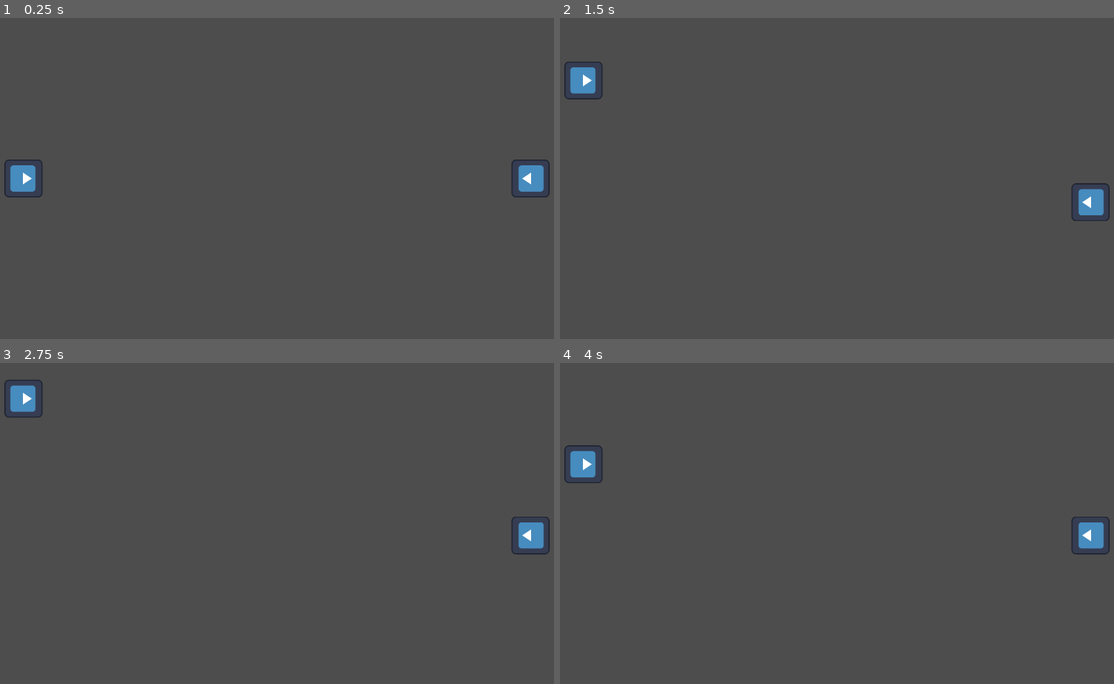
Above: before the commit, frames 1-4 (two rows, left to right).
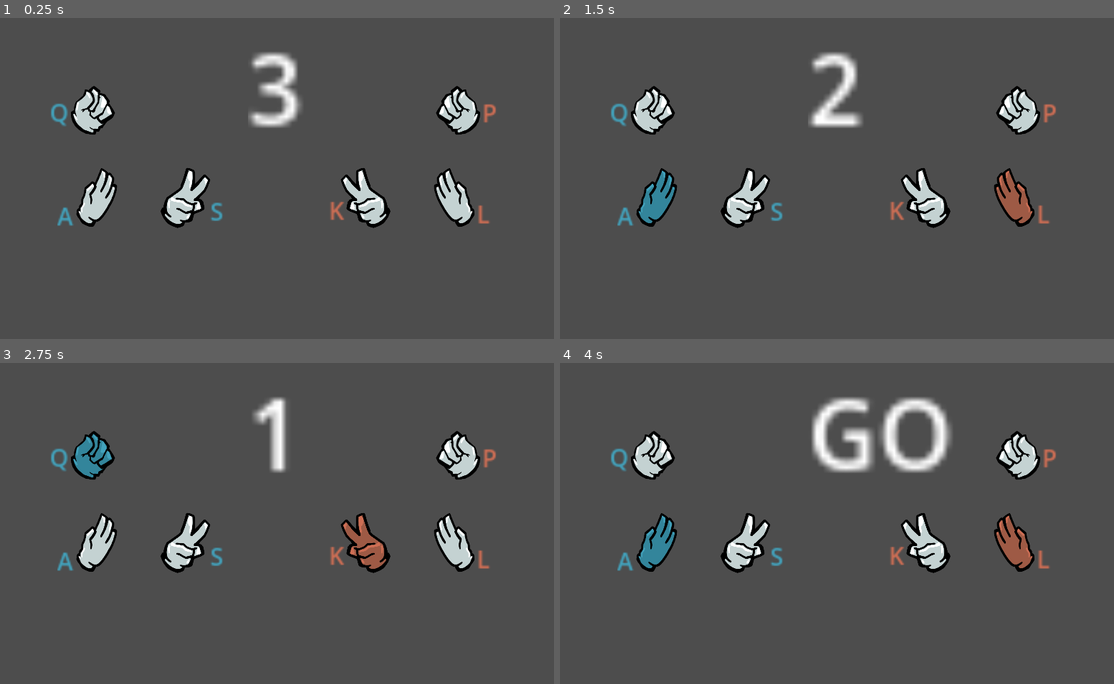
Above: after the commit, the same moments.

Repository: johannes-looney-lizard/very_casual_space_duel
Game: Godot game, scene res://scenes/main.tscn
The game is run twice, just before and just after one commit, with the same random seed, the same clock (stepped at 60 frames per second) and the same inputs. Before the commit the project starts from res://scenes/game.tscn. The engine's default icon, where the game draws it, is replaced by a stand-in: a white triangle on a blue panel in a dark square.
Inputs:
- Up to frame 1 (0.25 s): no input
- Up to frame 2 (1.5 s): tap Enter at 0.5 s; hold Q (player_1_up) 0.53-1.28 s; hold S (player_1_shoot) 0.53-1.28 s; tap L (player_2_down) at 0.8, 1.35 s; hold A (player_1_down) from 1.28 s (still down)
- Up to frame 3 (2.75 s): tap K (player_2_shoot) at 1.55 s; release A (player_1_down) at 2.03 s; hold Q (player_1_up) from 2.03 s (still down); hold K (player_2_shoot) from 2.03 s (still down); tap P (player_2_up) at 2.3 s
- Up to frame 4 (4 s): release K (player_2_shoot) at 2.78 s; tap P (player_2_up) at 2.85 s; tap S (player_1_shoot) at 3.05 s; tap Space at 3.5 s; release Q (player_1_up) at 3.53 s; hold A (player_1_down) from 3.53 s (still down); hold S (player_1_shoot) from 3.53 s (still down); tap L (player_2_down) at 3.8 s

The runs differ from the first frame. In frame 1, 7.7% of the frame differs, in the area x 0-100%, y 10-66%; in frame 2, 7.7%; in frame 3, 7.2%; in frame 4, 9.9%.

Commit message:
Start round screen and game manager

Diff:
--- a/project.godot
+++ b/project.godot
@@ -11,9 +11,13 @@
 [application]
 
 config/name="Very_Casual_Space_Duel"
-run/main_scene="res://scenes/game.tscn"
+run/main_scene="res://scenes/main.tscn"
 config/features=PackedStringArray("4.2", "GL Compatibility")
 config/icon="res://icon.svg"
+
+[autoload]
+
+GameManager="*res://scripts/game_manager.gd"
 
 [display]
 
--- /dev/null
+++ b/scenes/main.tscn
@@ -0,0 +1,3 @@
+[gd_scene format=3 uid="uid://be7acijrhaqqk"]
+
+[node name="Main" type="Node2D"]
--- a/scenes/player.tscn
+++ b/scenes/player.tscn
@@ -1,6 +1,6 @@
 [gd_scene load_steps=4 format=3 uid="uid://dxqm7yxivxmkx"]
 
-[ext_resource type="Script" path="res://scenes/player.gd" id="1_qs46h"]
+[ext_resource type="Script" path="res://player.gd" id="1_0876g"]
 [ext_resource type="Texture2D" uid="uid://cfsx1x7nbolk" path="res://icon.svg" id="1_ueg2e"]
 
 [sub_resource type="CircleShape2D" id="CircleShape2D_1i4c5"]
@@ -8,7 +8,7 @@
 
 [node name="Player" type="CharacterBody2D"]
 collision_mask = 2
-script = ExtResource("1_qs46h")
+script = ExtResource("1_0876g")
 
 [node name="Sprite2D" type="Sprite2D" parent="."]
 texture = ExtResource("1_ueg2e")
--- /dev/null
+++ b/scenes/start_round.tscn
@@ -0,0 +1,187 @@
+[gd_scene load_steps=9 format=3 uid="uid://b1b6decfyl2l0"]
+
+[ext_resource type="Texture2D" uid="uid://cm8fpfnli5ink" path="res://assets/Hands/1R.png" id="1_1ijyi"]
+[ext_resource type="Script" path="res://scripts/start_round.gd" id="1_tf4pp"]
+[ext_resource type="Texture2D" uid="uid://c83hs7wj2legg" path="res://assets/Hands/1P.png" id="2_eqpv1"]
+[ext_resource type="Texture2D" uid="uid://bi6sqeh32ajk6" path="res://assets/Hands/1S.png" id="3_7qbhe"]
+[ext_resource type="Texture2D" uid="uid://bgpnyfm2hplyh" path="res://assets/Hands/2R.png" id="4_ti1xv"]
+[ext_resource type="Texture2D" uid="uid://dh1vs84xt3tw1" path="res://assets/Hands/2P.png" id="5_46dmt"]
+[ext_resource type="Texture2D" uid="uid://bi1o0rimoaby4" path="res://assets/Hands/2S.png" id="6_c0tlp"]
+
+[sub_resource type="Theme" id="Theme_jyjnr"]
+
+[node name="Start_Round" type="CanvasLayer"]
+script = ExtResource("1_tf4pp")
+
+[node name="Player1_Selection" type="Node" parent="."]
+
+[node name="Player1_Rock" type="TextureRect" parent="Player1_Selection"]
+anchors_preset = 8
+anchor_left = 0.5
+anchor_top = 0.5
+anchor_right = 0.5
+anchor_bottom = 0.5
+offset_left = -710.0
+offset_top = -350.0
+offset_right = -10.0
+offset_bottom = 350.0
+grow_horizontal = 2
+grow_vertical = 2
+scale = Vector2(0.3, 0.3)
+texture = ExtResource("1_1ijyi")
+
+[node name="Player1_Rock_Label" type="RichTextLabel" parent="Player1_Selection"]
+modulate = Color(0.258824, 0.635294, 0.737255, 1)
+offset_left = 198.0
+offset_top = 259.0
+offset_right = 238.0
+offset_bottom = 299.0
+scale = Vector2(5, 5)
+theme = SubResource("Theme_jyjnr")
+text = "Q"
+
+[node name="Player1_Paper" type="TextureRect" parent="Player1_Selection"]
+anchors_preset = 8
+anchor_left = 0.5
+anchor_top = 0.5
+anchor_right = 0.5
+anchor_bottom = 0.5
+offset_left = -710.0
+offset_top = -40.0
+offset_right = -10.0
+offset_bottom = 660.0
+grow_horizontal = 2
+grow_vertical = 2
+scale = Vector2(0.3, 0.3)
+texture = ExtResource("2_eqpv1")
+
+[node name="Player1_Paper_Label" type="RichTextLabel" parent="Player1_Selection"]
+modulate = Color(0.258824, 0.635294, 0.737255, 1)
+offset_left = 223.0
+offset_top = 608.0
+offset_right = 263.0
+offset_bottom = 648.0
+scale = Vector2(5, 5)
+theme = SubResource("Theme_jyjnr")
+text = "A"
+
+[node name="Player1_Scissors" type="TextureRect" parent="Player1_Selection"]
+anchors_preset = 8
+anchor_left = 0.5
+anchor_top = 0.5
+anchor_right = 0.5
+anchor_bottom = 0.5
+offset_left = -410.0
+offset_top = -40.0
+offset_right = 290.0
+offset_bottom = 660.0
+grow_horizontal = 2
+grow_vertical = 2
+scale = Vector2(0.3, 0.3)
+texture = ExtResource("3_7qbhe")
+
+[node name="Player1_Scissors_Label" type="RichTextLabel" parent="Player1_Selection"]
+modulate = Color(0.258824, 0.635294, 0.737255, 1)
+offset_left = 736.0
+offset_top = 592.0
+offset_right = 776.0
+offset_bottom = 632.0
+scale = Vector2(5, 5)
+theme = SubResource("Theme_jyjnr")
+text = "S"
+
+[node name="Player2_Selection" type="Node" parent="."]
+
+[node name="Player2_Rock" type="TextureRect" parent="Player2_Selection"]
+anchors_preset = 8
+anchor_left = 0.5
+anchor_top = 0.5
+anchor_right = 0.5
+anchor_bottom = 0.5
+offset_left = 490.0
+offset_top = -350.0
+offset_right = 1190.0
+offset_bottom = 350.0
+grow_horizontal = 2
+grow_vertical = 2
+scale = Vector2(0.3, 0.3)
+texture = ExtResource("4_ti1xv")
+
+[node name="Player2_Rock_Label" type="RichTextLabel" parent="Player2_Selection"]
+modulate = Color(0.807843, 0.431373, 0.329412, 1)
+offset_left = 1648.0
+offset_top = 261.0
+offset_right = 1688.0
+offset_bottom = 301.0
+scale = Vector2(5, 5)
+theme = SubResource("Theme_jyjnr")
+text = "P"
+
+[node name="Player2_Paper" type="TextureRect" parent="Player2_Selection"]
+anchors_preset = 8
+anchor_left = 0.5
+anchor_top = 0.5
+anchor_right = 0.5
+anchor_bottom = 0.5
+offset_left = 490.0
+offset_top = -40.0
+offset_right = 1190.0
+offset_bottom = 660.0
+grow_horizontal = 2
+grow_vertical = 2
+scale = Vector2(0.3, 0.3)
+texture = ExtResource("5_46dmt")
+
+[node name="Player2_Paper_Label" type="RichTextLabel" parent="Player2_Selection"]
+modulate = Color(0.807843, 0.431373, 0.329412, 1)
+offset_left = 1630.0
+offset_top = 601.0
+offset_right = 1670.0
+offset_bottom = 641.0
+scale = Vector2(5, 5)
+theme = SubResource("Theme_jyjnr")
+text = "L"
+
+[node name="Player2_Scissors" type="TextureRect" parent="Player2_Selection"]
+anchors_preset = 8
+anchor_left = 0.5
+anchor_top = 0.5
+anchor_right = 0.5
+anchor_bottom = 0.5
+offset_left = 190.0
+offset_top = -40.0
+offset_right = 890.0
+offset_bottom = 660.0
+grow_horizontal = 2
+grow_vertical = 2
+scale = Vector2(0.3, 0.3)
+texture = ExtResource("6_c0tlp")
+
+[node name="Player2_Scissors_Label" type="RichTextLabel" parent="Player2_Selection"]
+modulate = Color(0.807843, 0.431373, 0.329412, 1)
+offset_left = 1134.0
+offset_top = 589.0
+offset_right = 1174.0
+offset_bottom = 629.0
+scale = Vector2(5, 5)
+theme = SubResource("Theme_jyjnr")
+text = "K"
+
+[node name="Timer" type="Timer" parent="."]
+
+[node name="Timerlabel" type="RichTextLabel" parent="."]
+anchors_preset = 8
+anchor_left = 0.5
+anchor_top = 0.5
+anchor_right = 0.5
+anchor_bottom = 0.5
+offset_left = -98.0
+offset_top = -538.0
+offset_right = -45.0
+offset_bottom = -514.0
+grow_horizontal = 2
+grow_vertical = 2
+scale = Vector2(20, 20)
+text = "3"
+
+[connection signal="timeout" from="Timer" to="." method="_on_timer_timeout"]
--- /dev/null
+++ b/scripts/game_manager.gd
@@ -0,0 +1,13 @@
+extends Node
+
+
+# Called when the node enters the scene tree for the first time.
+func _ready() -> void:
+	Start_Round()
+
+func Start_Round():
+	get_tree().change_scene_to_file("res://scenes/start_round.tscn")
+
+func Play_Round(player1_selection : StartRound.Selection, player2_selection : StartRound.Selection):
+	print(str("Player1: ", player1_selection, ", Player2: ", player2_selection))
+	get_tree().change_scene_to_file("res://scenes/game.tscn")
--- /dev/null
+++ b/scripts/start_round.gd
@@ -0,0 +1,95 @@
+class_name StartRound
+extends CanvasLayer
+
+enum Selection { NONE = 0, ROCK = 1, PAPER = 2, SCISSORS = 3 }
+
+const PLAYER_1_COLOR = "#42a2bc"
+const PLAYER_2_COLOR = "#ce6e54"
+
+@onready var player_1_rock: TextureRect = $Player1_Selection/Player1_Rock
+@onready var player_1_paper: TextureRect = $Player1_Selection/Player1_Paper
+@onready var player_1_scissors: TextureRect = $Player1_Selection/Player1_Scissors
+
+@onready var player_2_rock: TextureRect = $Player2_Selection/Player2_Rock
+@onready var player_2_paper: TextureRect = $Player2_Selection/Player2_Paper
+@onready var player_2_scissors: TextureRect = $Player2_Selection/Player2_Scissors
+
+@onready var timer: Timer = $Timer
+@onready var timerlabel: RichTextLabel = $Timerlabel
+
+var countdown : int = 3
+var player1_selection : Selection = Selection.NONE;
+var player2_selection : Selection = Selection.NONE;
+
+func _ready() -> void:
+	countdown = 3
+	timerlabel.text = str(countdown)
+	timer.start()
+
+# Called every frame. 'delta' is the elapsed time since the previous frame.
+func _process(delta: float) -> void:
+	if Input.is_action_pressed("player_1_up"):
+		player1_selection = Selection.ROCK
+	elif Input.is_action_pressed("player_1_down"):
+		player1_selection = Selection.PAPER
+	elif Input.is_action_pressed("player_1_shoot"):
+		player1_selection = Selection.SCISSORS
+
+	if Input.is_action_pressed("player_2_up"):
+		player2_selection = Selection.ROCK
+	elif Input.is_action_pressed("player_2_down"):
+		player2_selection = Selection.PAPER
+	elif Input.is_action_pressed("player_2_shoot"):
+		player2_selection = Selection.SCISSORS
+
+	match player1_selection:
+		Selection.NONE:
+			player_1_rock.modulate = Color.WHITE
+			player_1_paper.modulate = Color.WHITE
+			player_1_scissors.modulate = Color.WHITE
+		Selection.ROCK:
+			player_1_rock.modulate = Color(PLAYER_1_COLOR, 1.0)
+			player_1_paper.modulate = Color.WHITE
+			player_1_scissors.modulate = Color.WHITE
+		Selection.PAPER:
+			player_1_rock.modulate = Color.WHITE
+			player_1_paper.modulate = Color(PLAYER_1_COLOR, 1.0)
+			player_1_scissors.modulate = Color.WHITE
+		Selection.SCISSORS:
+			player_1_rock.modulate = Color.WHITE
+			player_1_paper.modulate = Color.WHITE
+			player_1_scissors.modulate = Color(PLAYER_1_COLOR, 1.0)
+
+	match player2_selection:
+		Selection.NONE:
+			player_2_rock.modulate = Color.WHITE
+			player_2_paper.modulate = Color.WHITE
+			player_2_scissors.modulate = Color.WHITE
+		Selection.ROCK:
+			player_2_rock.modulate = Color(PLAYER_2_COLOR, 1.0)
+			player_2_paper.modulate = Color.WHITE
+			player_2_scissors.modulate = Color.WHITE
+		Selection.PAPER:
+			player_2_rock.modulate = Color.WHITE
+			player_2_paper.modulate = Color(PLAYER_2_COLOR, 1.0)
+			player_2_scissors.modulate = Color.WHITE
+		Selection.SCISSORS:
+			player_2_rock.modulate = Color.WHITE
+			player_2_paper.modulate = Color.WHITE
+			player_2_scissors.modulate = Color(PLAYER_2_COLOR, 1.0)
+
+
+func _on_timer_timeout() -> void:
+	countdown -= 1
+	if (countdown > 0):
+		timerlabel.text = str(countdown)
+		timer.start()
+	elif (countdown == 0):
+		timerlabel.text = "GO"
+		timer.start()
+	else:
+		if player1_selection == Selection.NONE:
+			player1_selection = Selection.ROCK
+		if player2_selection == Selection.NONE:
+			player2_selection = Selection.ROCK
+		GameManager.Play_Round(player1_selection, player2_selection)
Not shown, added: assets/Hands/1P.png.import
Not shown, added: assets/Hands/1R.png.import
Not shown, added: assets/Hands/1S.png.import
Not shown, added: assets/Hands/2P.png.import
Not shown, added: assets/Hands/2R.png.import
Not shown, added: assets/Hands/2S.png.import
Renamed: scenes/player.gd -> player.gd
